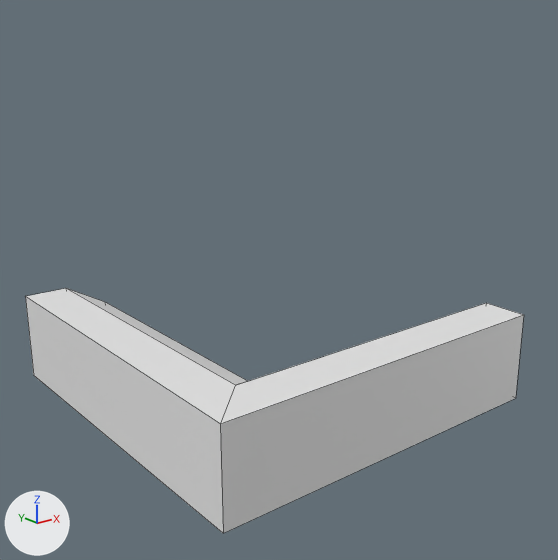
What one commit did to the OBJ model Roll-A-Ball-2/Assets/Meshes/OutsideCorner_LP.obj.
Rendered twice from a 50 mm lens placed at (-7.04, -5.53, 3.88), pointed at (-2.01, 0.75, 1.36). Lighting does not change. The marker at lower left points along +X, +Y and +Z. Mesh edges are drawn as thin lines. Where no turn or scale is listed for an object, it has been applied to the vertices.

In view in the first picture: 'OutsideCorner_LP'.
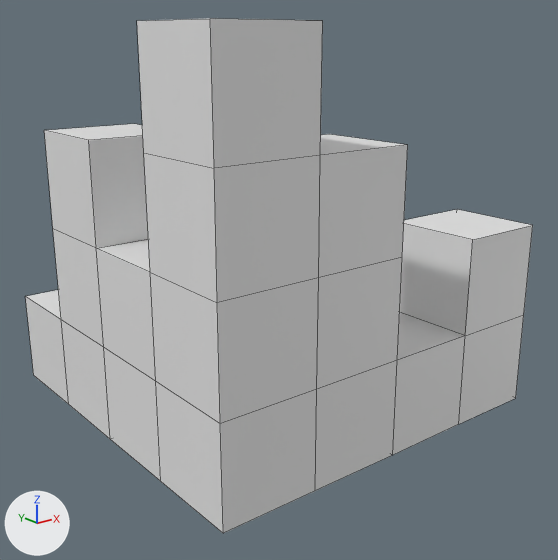
Where the change shows, as pixel boxes (x1, y1, x2, y2) in the pictures (558 x 560 px):
'OutsideCorner_LP', reshaped (110% taller): before (25, 288, 524, 533); after (25, 18, 533, 533)

What changed in the scene script:
```text
Change me_outsidecorner_lp:
    used by ob_outsidecorner_lp; location = (0.0, 0.0, 0.0)
    remove me_outsidecorner_lp.from_pydata(...)  # 18 vertices, 16 faces; spans x -4.0..0.0, y -1.0..3.0, z 0.0..1.0
    add me_outsidecorner_lp.from_pydata(...)  # 60 vertices, 58 faces; spans x -4.0..0.0, y -1.0..3.0, z 0.0..4.0
    me_outsidecorner_lp part 1
    9 vertices are removed from x -3.5..0.0, y -0.5..3.0, z 0.0..1.0
    16 faces are deleted
    3 vertices are added at (-4.0, 1.0, 3.0), (-3.0, 2.0, 3.0), (-4.0, 2.0, 3.0)
    5 new vertices lie (0.0, 0.0, 1.0) away from vertices in x -4.0..0.0, y -1.0..3.0, z 0.0..1.0
    6 new vertices lie (-1.0, 0.0, 0.0) away from vertices in x -3.0..0.0, y -1.0..0.0, z 0.0..2.0
    7 new vertices lie (0.0, 1.0, 0.0) away from vertices in x -4.0..0.0, y -1.0..0.0, z 0.0..2.0
    6 new vertices lie (1.0, 0.0, 0.0) away from vertices in x -4.0..-3.0, y -1.0..0.0, z 0.0..2.0
    7 new vertices lie (0.0, 0.0, 1.0) away from vertices in x -4.0..-2.0, y -1.0..1.0, z 0.0..2.0
    7 new vertices lie (0.0, -1.0, 0.0) away from vertices in x -4.0..-2.0, y 0.0..3.0, z 0.0..2.0
    10 new vertices lie (0.0, 0.0, 1.0) away from vertices in x -4.0..-2.0, y -1.0..2.0, z 1.0..3.0
    58 new faces join them
```
